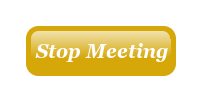
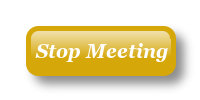
Before/after of a 200 × 100 layered artwork. What changed in the layer stack:
added layer "Drop-Shadow" (45%) over (25, 25, 193, 93)
